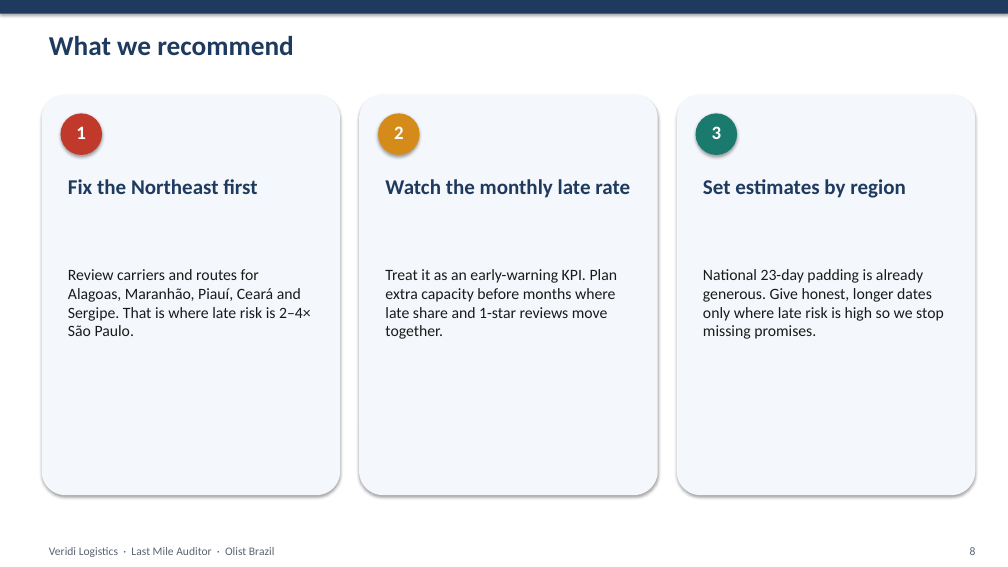
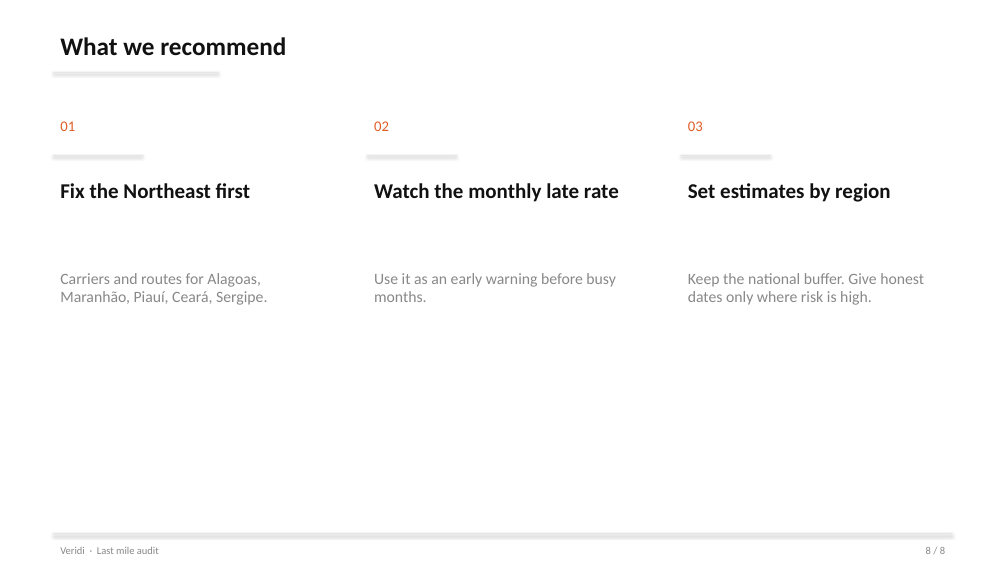
Before and after one commit to Jovz19200/AmaliTech-DEG-Project-based-challenges, a slide deck: slide 8 of data-engineering/Logistics-auditor/presentation/Last_Mile_Veridi.pptx. Drawn at 1008x567 pixels with LibreOffice and Linux fonts; fonts in the diff are those of the drawing. Boxes give left, top, right and bottom in pixels: in the first picture for what was removed or moved away, otherwise in the second. Text is boxed around its words. In the diff, an @@ line names an element or a change of style, - is before the commit and + after.

Commit message:
Restyle slides to a two-color minimal template.

```diff
--- a/data-engineering/Logistics-auditor/presentation/Last_Mile_Veridi.pptx
+++ b/data-engineering/Logistics-auditor/presentation/Last_Mile_Veridi.pptx
@@ rectangle removed at box(0, 0, 1008, 14) @@
@@ text "What we recommend": place and size @@
-text "What we recommend" at box(49, 36, 294, 56)
+text "What we recommend" at box(60, 37, 286, 56)
@@ text "What we recommend" at box(60, 37, 286, 56): size 26 to 24 pt, text colour #1F3A5F to #111111 @@
@@ rectangle added at box(53, 72, 219, 73), fill #E6E6E6 @@
@@ rounded rectangle removed at box(42, 95, 340, 495) @@
@@ ellipse removed at box(60, 113, 102, 155) @@
@@ rounded rectangle removed at box(359, 95, 658, 495) @@
@@ ellipse removed at box(378, 113, 420, 155) @@
@@ rounded rectangle removed at box(677, 95, 975, 495) @@
@@ ellipse removed at box(696, 113, 737, 155) @@
@@ text added at box(60, 121, 75, 131), 14 pt, text #E25C28 @@
+01
@@ text removed at box(76, 126, 86, 139) @@
-1
@@ text added at box(374, 121, 389, 131), 14 pt, text #E25C28 @@
+02
@@ text removed at box(394, 126, 404, 139) @@
-2
@@ text added at box(688, 121, 703, 131), 14 pt, text #E25C28 @@
+03
@@ text removed at box(712, 126, 722, 139) @@
-3
@@ text colour #1F3A5F to #111111 in 3 elements at box(374, 183, 619, 202), box(688, 183, 891, 202), box(60, 183, 250, 198) @@
@@ text "Fix the Northeast first": place and size @@
-text "Fix the Northeast first" at box(68, 179, 257, 194)
+text "Fix the Northeast first" at box(60, 183, 250, 198)
@@ rectangle added at box(53, 155, 144, 156), fill #E6E6E6 @@
@@ text "Watch the monthly late rate": place and size @@
-text "Watch the monthly late rate" at box(385, 179, 630, 198)
+text "Watch the monthly late rate" at box(374, 183, 619, 202)
@@ rectangle added at box(367, 155, 457, 156), fill #E6E6E6 @@
@@ text "Set estimates by region": place and size @@
-text "Set estimates by region" at box(703, 179, 906, 198)
+text "Set estimates by region" at box(688, 183, 891, 202)
@@ rectangle added at box(681, 155, 771, 156), fill #E6E6E6 @@
@@ text at box(60, 273, 267, 305): text changed; text colour #1A1A1A to #888888 @@
-Review carriers and routes for Alagoas, Maranhão, Piauí, Ceará and Sergipe. That is where late risk is 2–4× São Paulo.
+Carriers and routes for Alagoas, Maranhão, Piauí, Ceará, Sergipe.
@@ text at box(374, 273, 616, 302): text changed; text colour #1A1A1A to #888888 @@
-Treat it as an early-warning KPI. Plan extra capacity before months where late share and 1-star reviews move together.
+Use it as an early warning before busy months.
@@ text at box(688, 273, 924, 305): text changed; text colour #1A1A1A to #888888 @@
-National 23-day padding is already generous. Give honest, longer dates only where late risk is high so we stop missing promises.
+Keep the national buffer. Give honest dates only where risk is high.
@@ rectangle added at box(53, 533, 953, 534), fill #E6E6E6 @@
@@ text at box(60, 547, 159, 554): text changed; size 11 to 10 pt; text colour #5A6472 to #888888 @@
-Veridi Logistics · Last Mile Auditor · Olist Brazil
+Veridi · Last mile audit
@@ text at box(926, 547, 945, 554): text changed; size 11 to 10 pt; text colour #5A6472 to #888888 @@
-8
+8 / 8
```
Also in this commit, not shown: 7 other slides changed.
